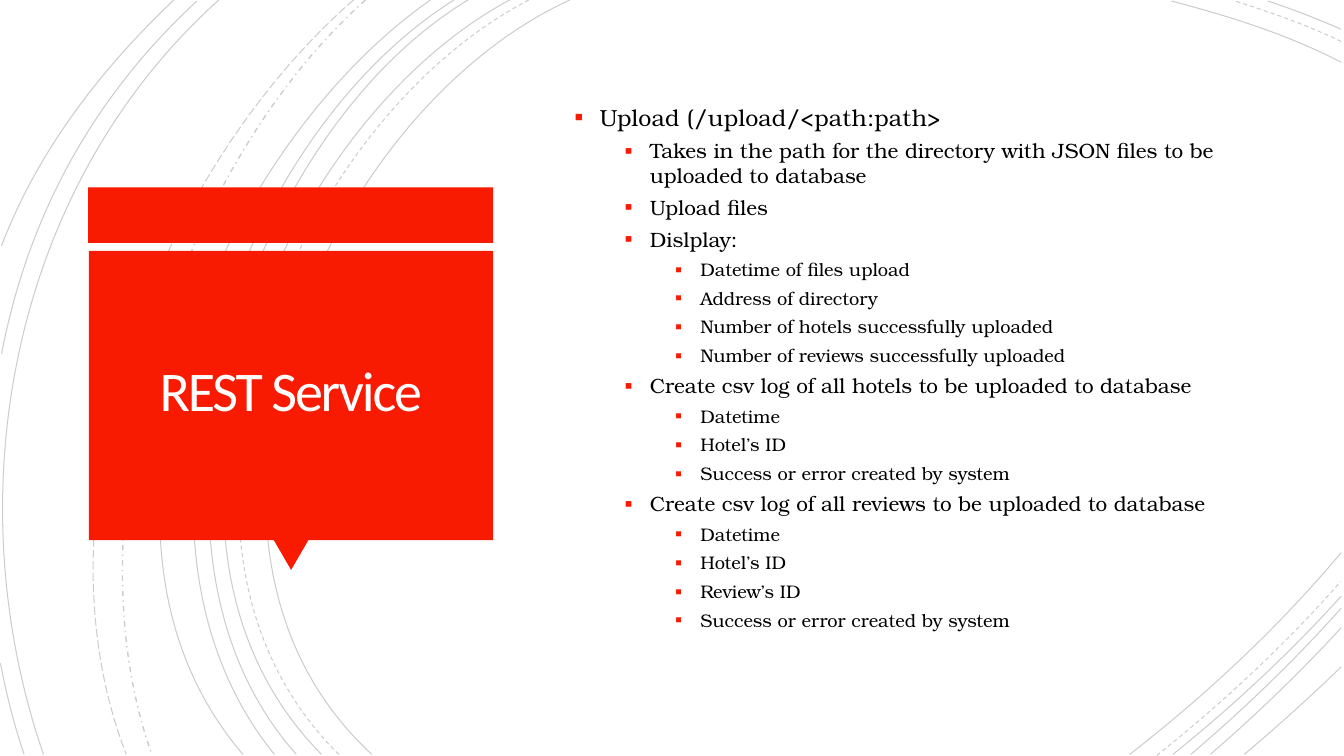
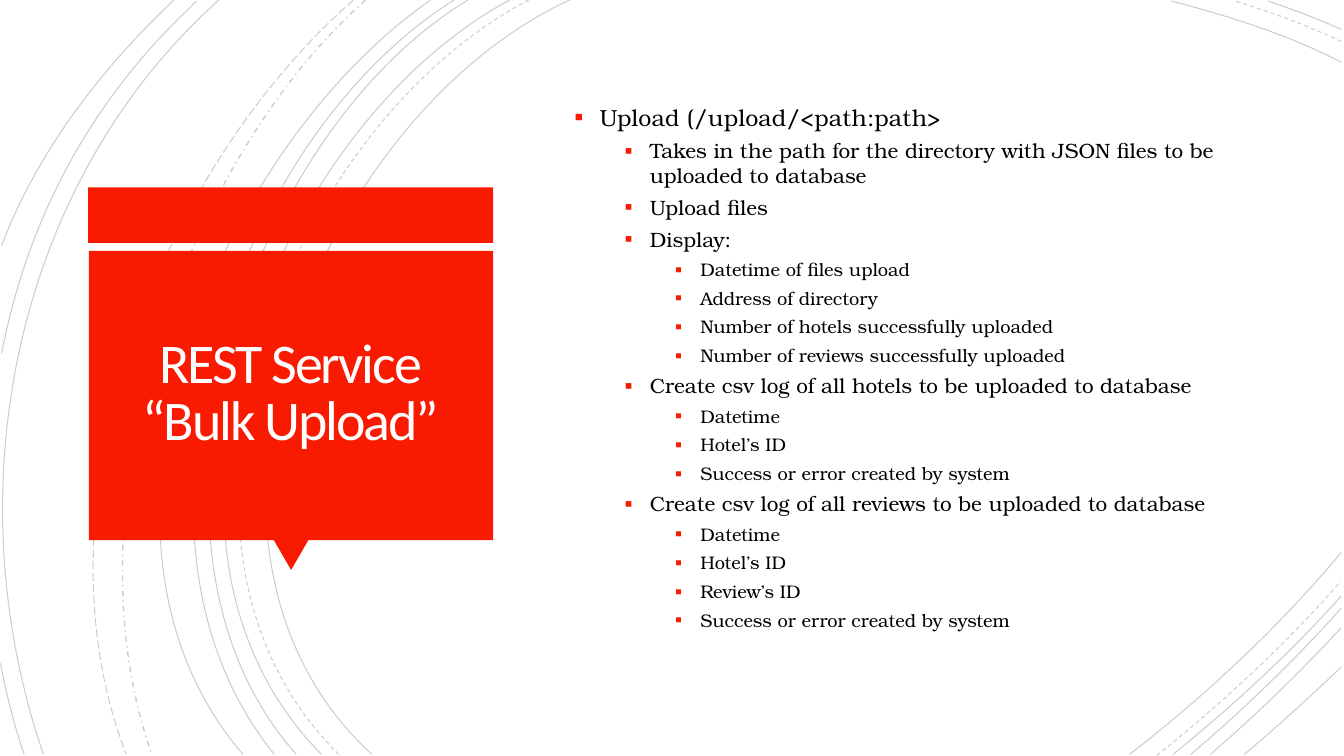
Before and after one commit to anhainguyen82/Database_Final_Project, a slide deck: slide 6 of MSDS_7330_Final_Term_Project.pptx. Drawn at 1344x756 pixels with LibreOffice and Linux fonts; fonts in the diff are those of the drawing. Boxes give left, top, right and bottom in pixels: in the first picture for what was removed or moved away, otherwise in the second. Text is boxed around its words. In the diff, an @@ line names an element or a change of style, - is before the commit and + after.

```diff
--- a/MSDS_7330_Final_Term_Project.pptx
+++ b/MSDS_7330_Final_Term_Project.pptx
@@ text at (650, 232, 731, 252): text changed @@
-  ▪ Dislplay:
+  ▪ Display:
@@ title at (143, 344, 439, 449): text changed @@
-REST Service
+REST Service
+“Bulk Upload”
```
Also in this commit, not shown: 2 other slides changed.
